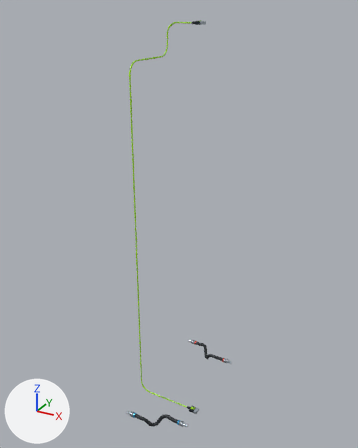
An edit to the FBX model Art/GJ_PIPE&CABLE/runtime_exports/SM_GJ_Harness_04.fbx, drawn before and after from the same camera.
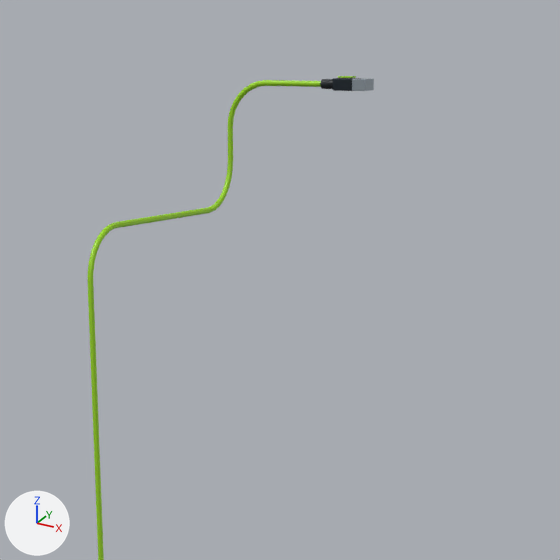
Each version appears first whole from a 50 mm lens placed at (0.255, -1.385, 1.97), pointed at (-0.51, 0.005, 1.275), and next in a close-up on the part from 29% to 71% of the width and 0% to 34% of the height. Lighting does not change. The marker at lower left points along +X, +Y and +Z. The first two pictures are the older version. Where no turn or scale is listed for an object, it has been applied to the vertices. Vertices at exactly the same position are counted once.

Names of what the first close-up shows: 'SM_GJ_Harness_04'.
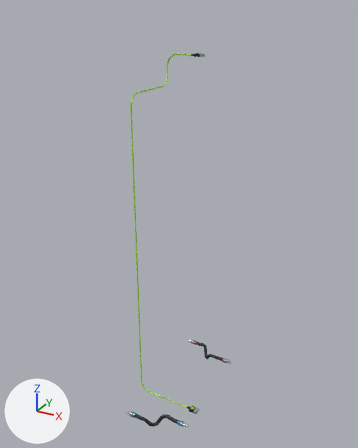
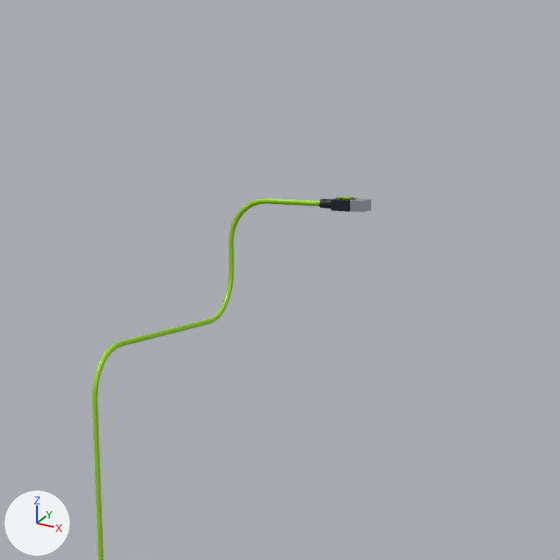
The newer file is also turned or shifted as a whole; pictures and numbers use the older file's frame.

What changed in the scene script:
```text
Change me_r01_node05_supply_hose:
    used by ob_sm_gj_harness_04; location = (0.0, 0.0, 0.0)
    remove me_r01_node05_supply_hose.from_pydata(...)  # 4570 vertices, 8928 faces; spans x -0.612..-0.365, y -0.254..0.254, z 0.553..1.928
    add me_r01_node05_supply_hose.from_pydata(...)  # 4570 vertices, 8928 faces; spans x -0.612..-0.365, y -0.254..0.254, z 0.553..1.833
    me_r01_node05_supply_hose part 1: the loose piece of 56 vertices spanning x -0.488..-0.476, y 0.1..0.117, z 1.917..1.927 is moved by (0.0, 0.0, -0.096)
    me_r01_node05_supply_hose part 2: the loose piece of 56 vertices spanning x -0.506..-0.488, y 0.1..0.118, z 1.917..1.927 is moved by (0.0, 0.0, -0.096)
    me_r01_node05_supply_hose part 3: the loose piece of 56 vertices spanning x -0.503..-0.491, y 0.105..0.113, z 1.927..1.928 is moved by (0.0, 0.0, -0.096)
    me_r01_node05_supply_hose part 4: the loose piece of 48 vertices spanning x -0.52..-0.506, y 0.105..0.113, z 1.918..1.926 is moved by (0.0, 0.0, -0.096)
    me_r01_node05_supply_hose part 5: 560 of 4570 vertices moved; they spanned x -0.612..-0.52, y -0.118..0.111, z 0.776..1.924 and now span x -0.612..-0.52, y -0.118..0.111, z 0.764..1.829; mean shift (0.0, 0.0, -0.088); largest move (-0.608, 0.107, 1.893) -> (-0.608, 0.107, 1.797)
    other edits to the shape of me_r01_node05_supply_hose do not show in these pictures
```

What differs and where, as boxes (x1, y1, x2, y2) in the close-ups (560 x 560 px; the box of a moved part takes in the faces that stretch with it):
'SM_GJ_Harness_04', reshaped: before (87, 76, 374, 560); after (92, 196, 371, 560)
part 1 of me_r01_node05_supply_hose, moved or reshaped: before (352, 78, 374, 91); after (350, 199, 371, 212)
part 2 of me_r01_node05_supply_hose, moved or reshaped: before (333, 78, 361, 91); after (331, 198, 358, 212)
part 3 of me_r01_node05_supply_hose, moved or reshaped: before (338, 76, 356, 78); after (336, 196, 354, 199)
part 4 of me_r01_node05_supply_hose, moved or reshaped: before (320, 79, 333, 89); after (319, 199, 331, 208)
part 5 of me_r01_node05_supply_hose, moved or reshaped: before (87, 80, 321, 398); after (92, 198, 320, 398)
